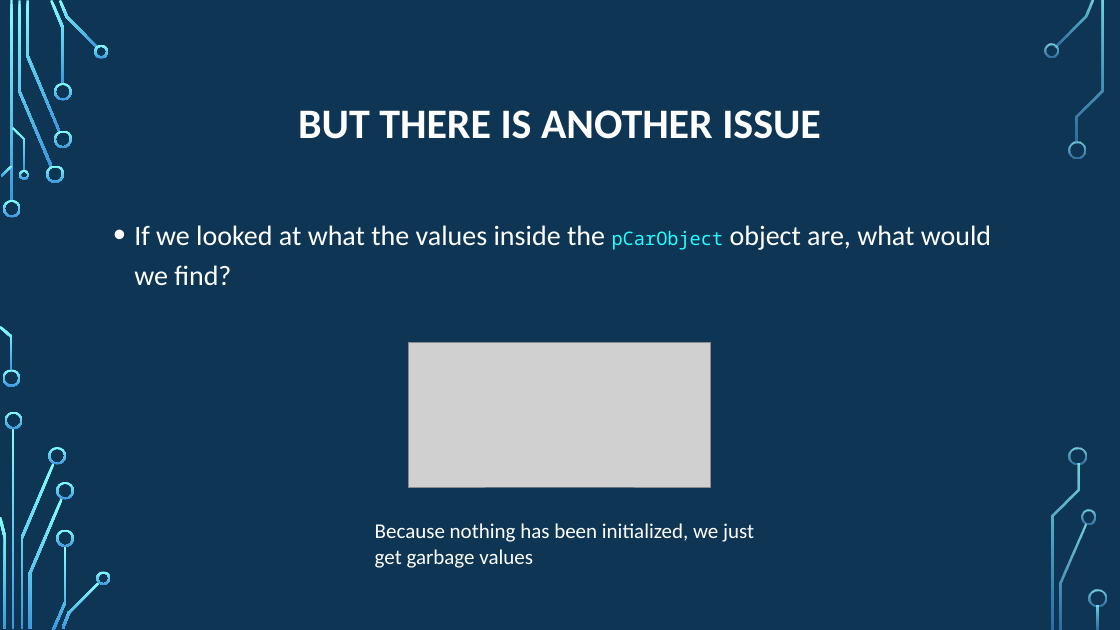
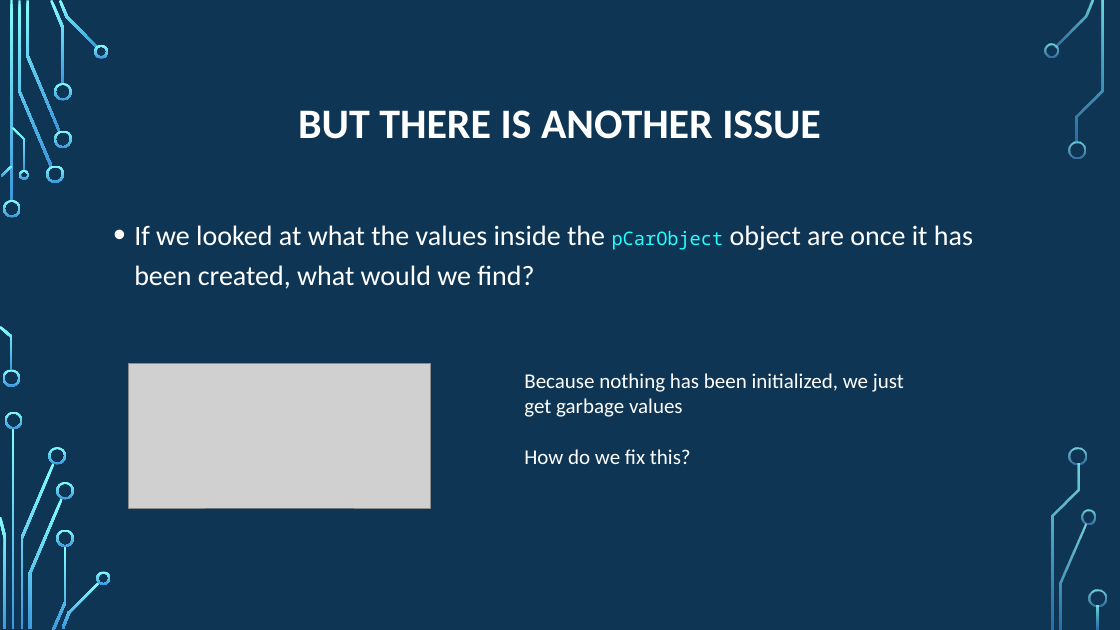
Before and after one commit to psypdt/Advanced_Summer_Course, a slide deck: slide 22 of Day4/Day_4.pptx. Drawn at 1120x630 pixels with LibreOffice and Linux fonts; fonts in the diff are those of the drawing; grey boxes stand for pictures; background and template pictures are left out. Boxes give left, top, right and bottom in pixels: in the first picture for what was removed or moved away, otherwise in the second. Text is boxed around its words. In the diff, an @@ line names an element or a change of style, - is before the commit and + after.

```diff
--- a/Day4/Day_4.pptx
+++ b/Day4/Day_4.pptx
@@ text at (134, 225, 973, 289): text changed @@
-• If we looked at what the values inside the pCarObject object are, what would we find?
+• If we looked at what the values inside the pCarObject object are once it has been created, what would we find?
@@ picture: place and size @@
-picture at (409, 343, 712, 487)
+picture at (129, 364, 431, 508)
@@ text "Because nothing has been initialized, ...": place and size @@
-text "Because nothing has been initialized, ..." at (375, 523, 754, 568)
+text "Because nothing has been initialized, ..." at (524, 373, 904, 464)
@@ text at (524, 449, 691, 464): paragraph added @@
+How do we fix this?
```
Also in this commit, not shown: 18 other slides changed, 7 slides added.
